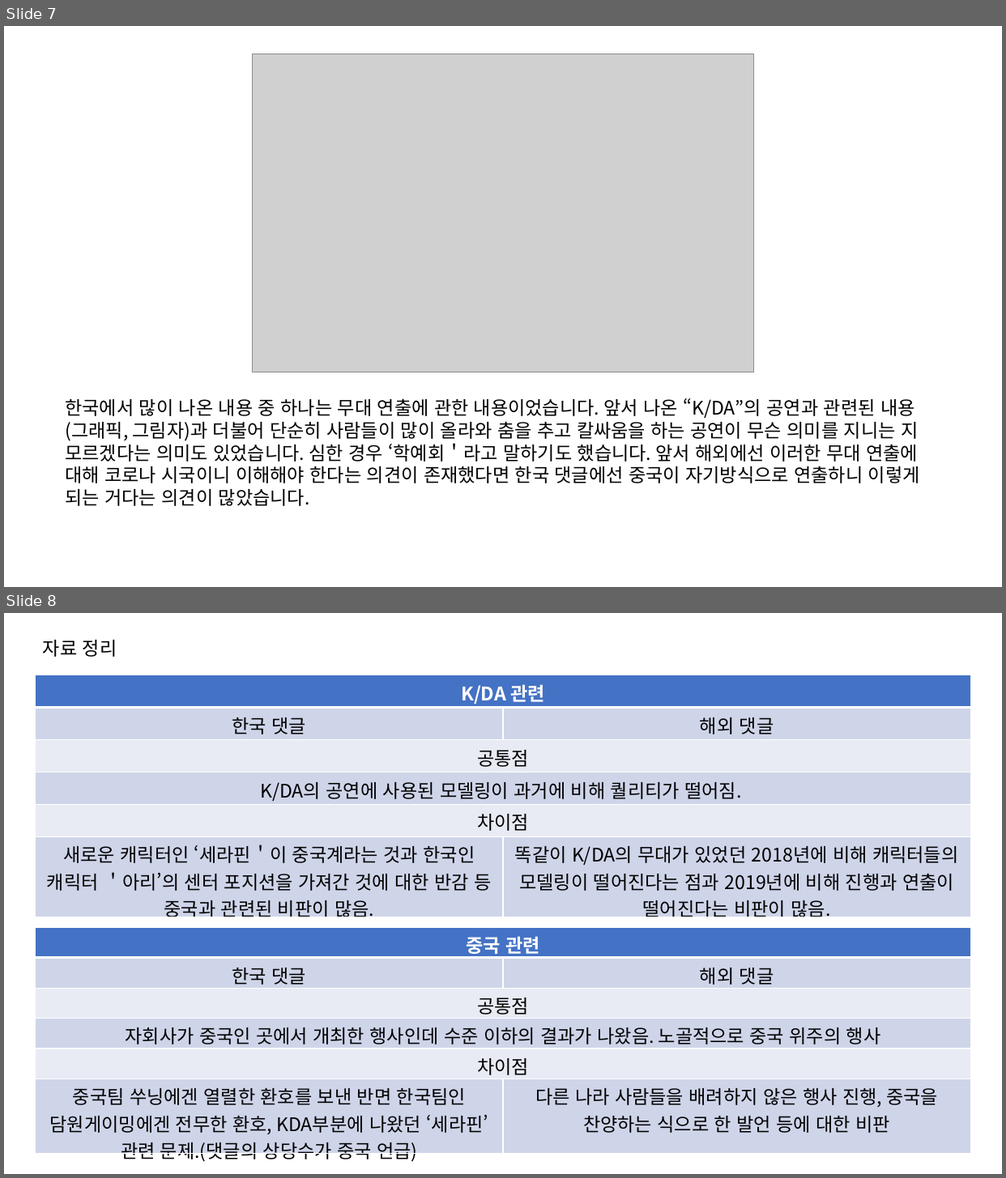
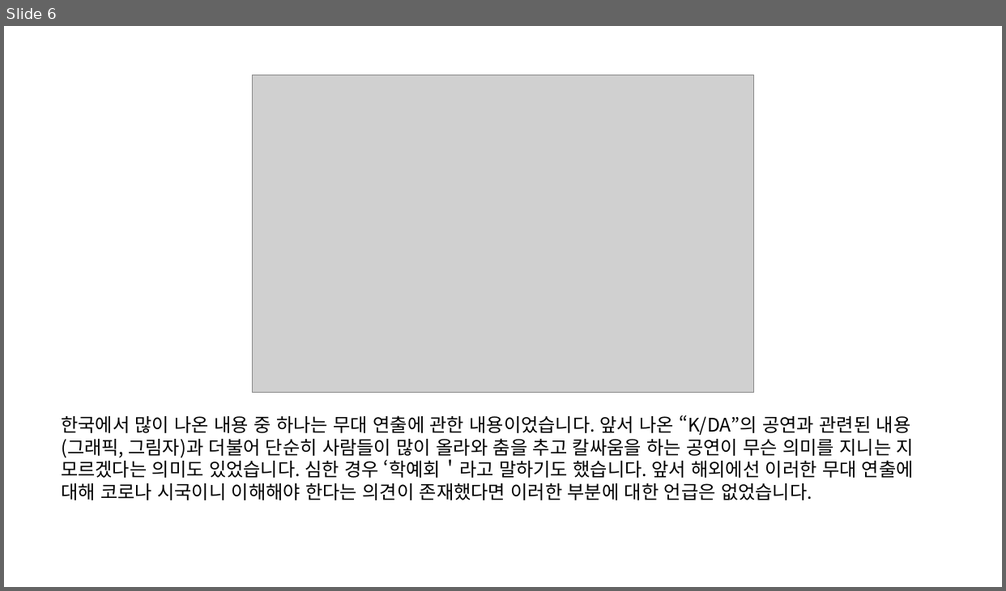
Before and after one commit to ParkSangJe/-, a slide deck: 임시 제작 PPT 1차 수정본.pptx. Shown one above the other, each under a label of ours: slides 7 and 8 before the commit, slide 6 after it. The pictures are 1006x1178 and 1006x591 pixels, drawn with LibreOffice and Linux fonts; fonts in the diff are those of the drawing; grey boxes stand for pictures. Boxes give left, top, right and bottom in pixels: in the first picture for what was removed or moved away, otherwise in the second. Text is boxed around its words. In the diff, an @@ line names an element or a change of style, - is before the commit and + after.

```diff
--- a/임시 제작 PPT 1차 수정본.pptx
+++ b/임시 제작 PPT 1차 수정본.pptx
@@ slide 8 removed at <box>4,613,1002,1174</box>, background #FFFFFF @@
@@ text removed at <box>43,640,117,657</box> @@
-자료 정리
@@ table removed at <box>36,675,971,924</box>, 6 rows, 2 columns @@
-K/DA 관련 | 
-한국 댓글 | 해외 댓글
-공통점 | 
-K/DA의 공연에 사용된 모델링이 과거에 비해 퀄리티가 떨어짐. | 
-차이점 | 
-새로운 캐릭터인 ‘세라핀＇이 중국계라는 것과 한국인 캐릭터 ＇아리’의 센터 포지션을 가져간 것에 대한 반감 등 중국과 관련된 비판이 많음. | 똑같이 K/DA의 무대가 있었던 2018년에 비해 캐릭터들의 모델링이 떨어진다는 점과 2019년에 비해 진행과 연출이 떨어진다는 비판이 많음.
@@ table removed at <box>36,927,971,1166</box>, 6 rows, 2 columns @@
-중국 관련 | 
-한국 댓글 | 해외 댓글
-공통점 | 
-자회사가 중국인 곳에서 개최한 행사인데 수준 이하의 결과가 나왔음. 노골적으로 중국 위주의 행사 | 
-차이점 | 
-중국팀 쑤닝에겐 열렬한 환호를 보낸 반면 한국팀인 담원게이밍에겐 전무한 환호, KDA부분에 나왔던 ‘세라핀’ 관련 문제.(댓글의 상당수가 중국 언급) | 다른 나라 사람들을 배려하지 않은 행사 진행, 중국을 찬양하는 식으로 한 발언 등에 대한 비판
@@ what was slide 7 is now slide 6 @@
@@ slide 6 changed as well @@
@@ picture: place and size @@
-picture at <box>252,54,754,373</box>
+picture at <box>252,75,754,393</box>
@@ text at <box>61,416,914,501</box>: text changed @@
-한국에서 많이 나온 내용 중 하나는 무대 연출에 관한 내용이었습니다. 앞서 나온 “K/DA”의 공연과 관련된 내용(그래픽, 그림자)과 더불어 단순히 사람들이 많이 올라와 춤을 추고 칼싸움을 하는 공연이 무슨 의미를 지니는 지 모르겠다는 의미도 있었습니다. 심한 경우 ‘학예회＇라고 말하기도 했습니다. 앞서 해외에선 이러한 무대 연출에 대해 코로나 시국이니 이해해야 한다는 의견이 존재했다면 한국 댓글에선 중국이 자기방식으로 연출하니 이렇게 되는 거다는 의견이 많았습니다.
+한국에서 많이 나온 내용 중 하나는 무대 연출에 관한 내용이었습니다. 앞서 나온 “K/DA”의 공연과 관련된 내용(그래픽, 그림자)과 더불어 단순히 사람들이 많이 올라와 춤을 추고 칼싸움을 하는 공연이 무슨 의미를 지니는 지 모르겠다는 의미도 있었습니다. 심한 경우 ‘학예회＇라고 말하기도 했습니다. 앞서 해외에선 이러한 무대 연출에 대해 코로나 시국이니 이해해야 한다는 의견이 존재했다면 이러한 부분에 대한 언급은 없었습니다.
```
Also in this commit, not shown: 7 other slides changed, 1 other slide removed.
